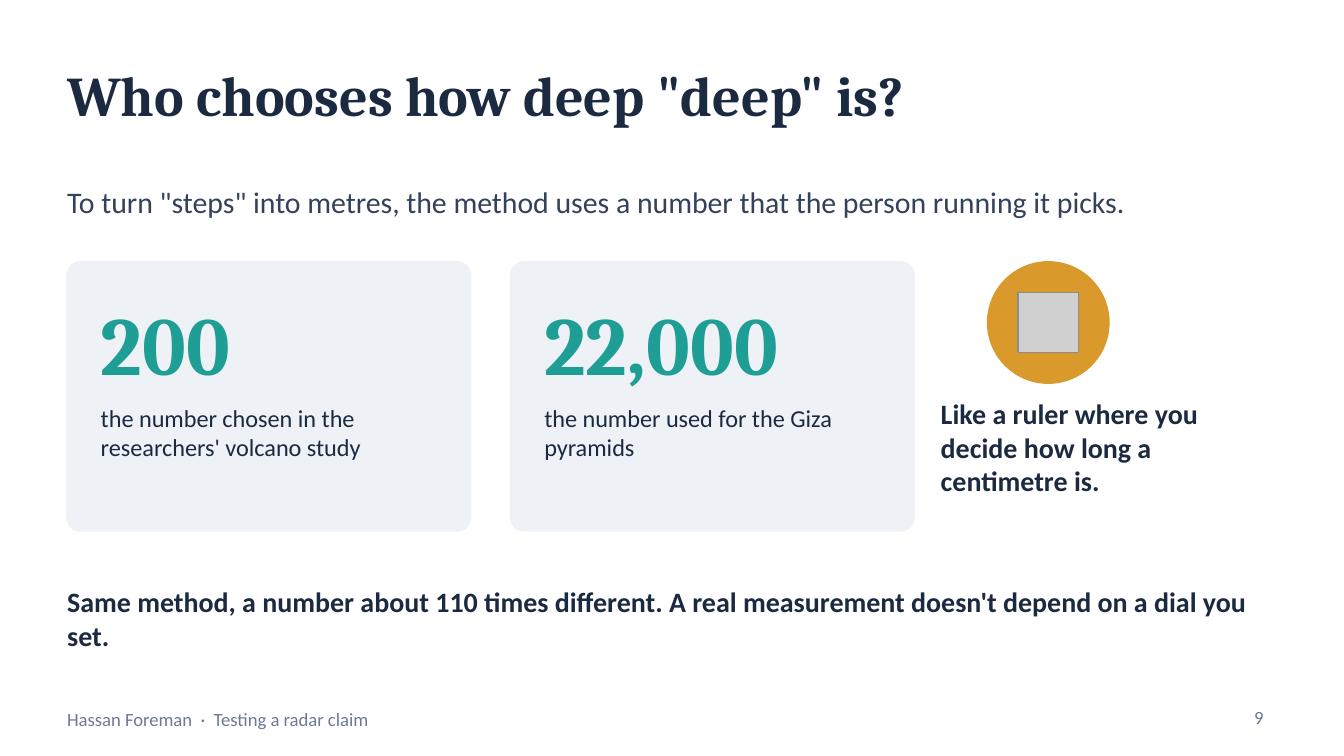
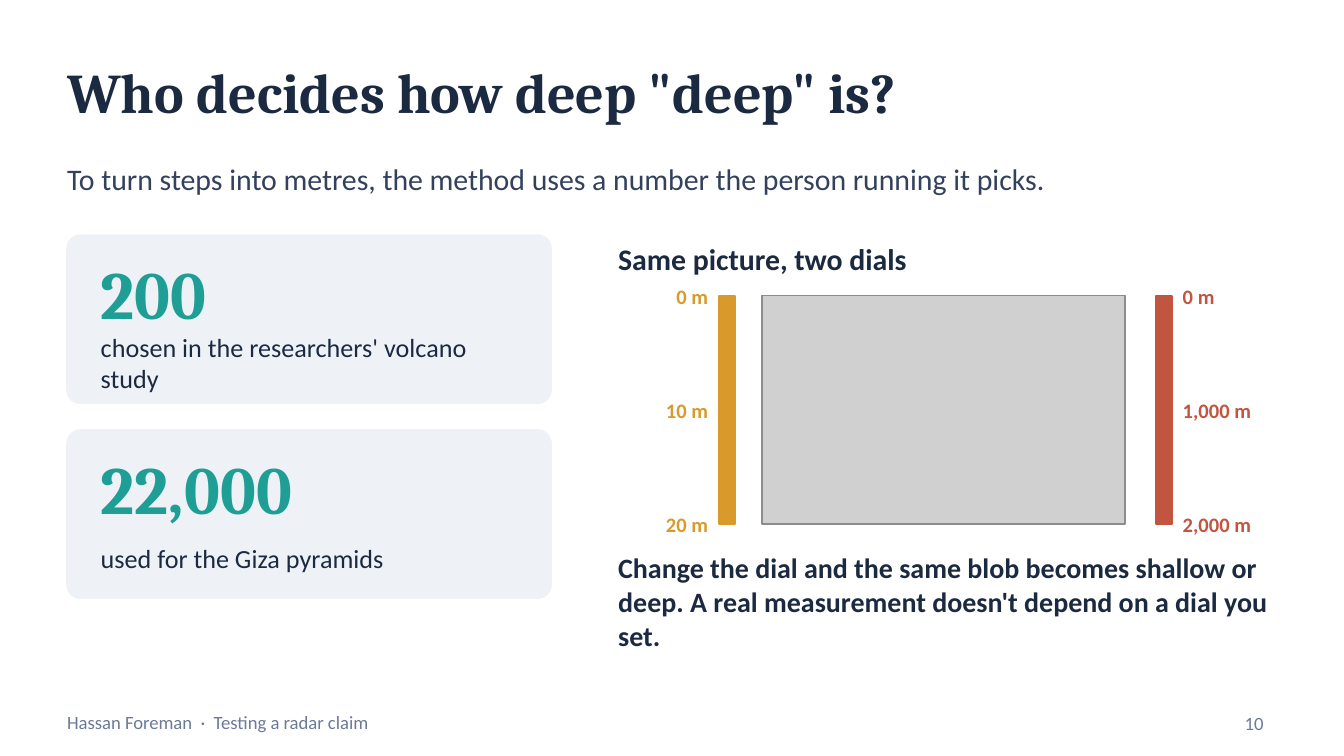
Before and after one commit to Hassanforeman/subsurface-sar-tomo, a slide deck: slide 10 of docs/outreach/Radar_and_the_Pyramids_Year9.pptx (slide 9 before the commit). Drawn at 1344x756 pixels with LibreOffice and Linux fonts; fonts in the diff are those of the drawing; grey boxes stand for pictures. Boxes give left, top, right and bottom in pixels: in the first picture for what was removed or moved away, otherwise in the second. Text is boxed around its words. In the diff, an @@ line names an element or a change of style, - is before the commit and + after.

```diff
--- a/docs/outreach/Radar_and_the_Pyramids_Year9.pptx
+++ b/docs/outreach/Radar_and_the_Pyramids_Year9.pptx
@@ title at [67,73,895,125]: text changed @@
-Who chooses how deep "deep" is?
+Who decides how deep "deep" is?
@@ text at [67,169,1045,195]: text changed @@
-To turn "steps" into metres, the method uses a number that the person running it picks.
+To turn steps into metres, the method uses a number the person running it picks.
@@ rounded rectangle: place and size @@
-rounded rectangle at [67,262,470,531]
+rounded rectangle at [67,235,551,403]
@@ rounded rectangle at [67,235,551,403]: proportions changed @@
@@ text "200": place and size @@
-text "200" at [101,319,230,376]
+text "200" at [101,273,207,320]
@@ text "200" at [101,273,207,320]: size 44 to 36 pt @@
@@ rounded rectangle removed at [511,262,914,531] @@
@@ text added at [618,249,906,275], 16 pt, text #1B2A41, bold @@
+Same picture, two dials
@@ ellipse removed at [988,262,1109,383] @@
@@ text added at [676,290,708,304], 11 pt, text #D99A2B, bold @@
+0 m
@@ rectangle added at [719,296,735,524], fill #D99A2B, outline #D99A2B 1 pt @@
@@ picture added at [762,296,1125,524] @@
@@ picture removed at [1019,292,1079,352] @@
@@ rectangle added at [1156,296,1172,524], fill #C2553F, outline #C2553F 1 pt @@
@@ text added at [1183,290,1215,304], 11 pt, text #C2553F, bold @@
+0 m
@@ text at [101,339,466,393]: text changed; size 13 to 14 pt @@
-the number chosen in the researchers' volcano study
+chosen in the researchers' volcano study
@@ text "chosen in the researchers' volcano ..." at [101,339,466,393]: vertical alignment top to middle @@
@@ text added at [666,404,708,418], 11 pt, text #D99A2B, bold @@
+10 m
@@ text removed at [941,404,1198,492] @@
-Like a ruler where you decide how long a centimetre is.
@@ text added at [1183,404,1251,421], 11 pt, text #C2553F, bold @@
+1,000 m
@@ rounded rectangle added at [67,430,551,598], fill #EEF2F7, outline #EEF2F7 1 pt @@
@@ text "22,000" at [101,468,292,523]: size 44 to 36 pt @@
@@ text "22,000": place and size @@
-text "22,000" at [544,319,778,387]
+text "22,000" at [101,468,292,523]
@@ text "used for the Giza pyramids" at [101,550,383,573]: vertical alignment top to middle @@
@@ text added at [666,518,708,532], 11 pt, text #D99A2B, bold @@
+20 m
@@ text added at [1183,518,1251,535], 11 pt, text #C2553F, bold @@
+2,000 m
@@ text at [101,550,383,573]: text changed; size 13 to 14 pt @@
-the number used for the Giza pyramids
+used for the Giza pyramids
@@ text at [618,558,1267,647]: text changed @@
-Same method, a number about 110 times different. A real measurement doesn't depend on a dial you set.
+Change the dial and the same blob becomes shallow or deep. A real measurement doesn't depend on a dial you set.
@@ text "Change the dial and the ..." at [618,558,1267,647]: vertical alignment middle to top @@
@@ page number added at [1245,718,1264,730], 10 pt, text #6B7A99 @@
+10
@@ page number removed at [1254,712,1263,724] @@
-9
```
Also in this commit, not shown: 8 other slides changed, 3 slides added, 2 slides removed, 6 other files.
